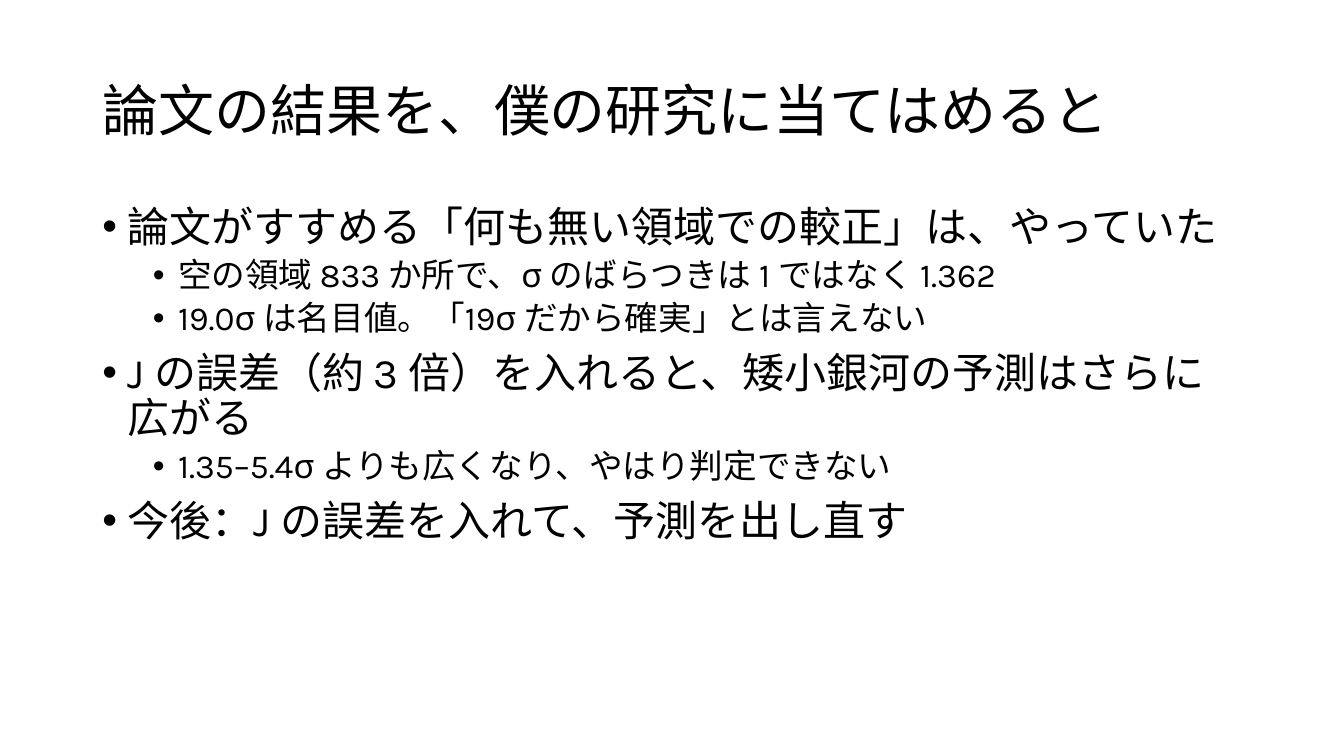
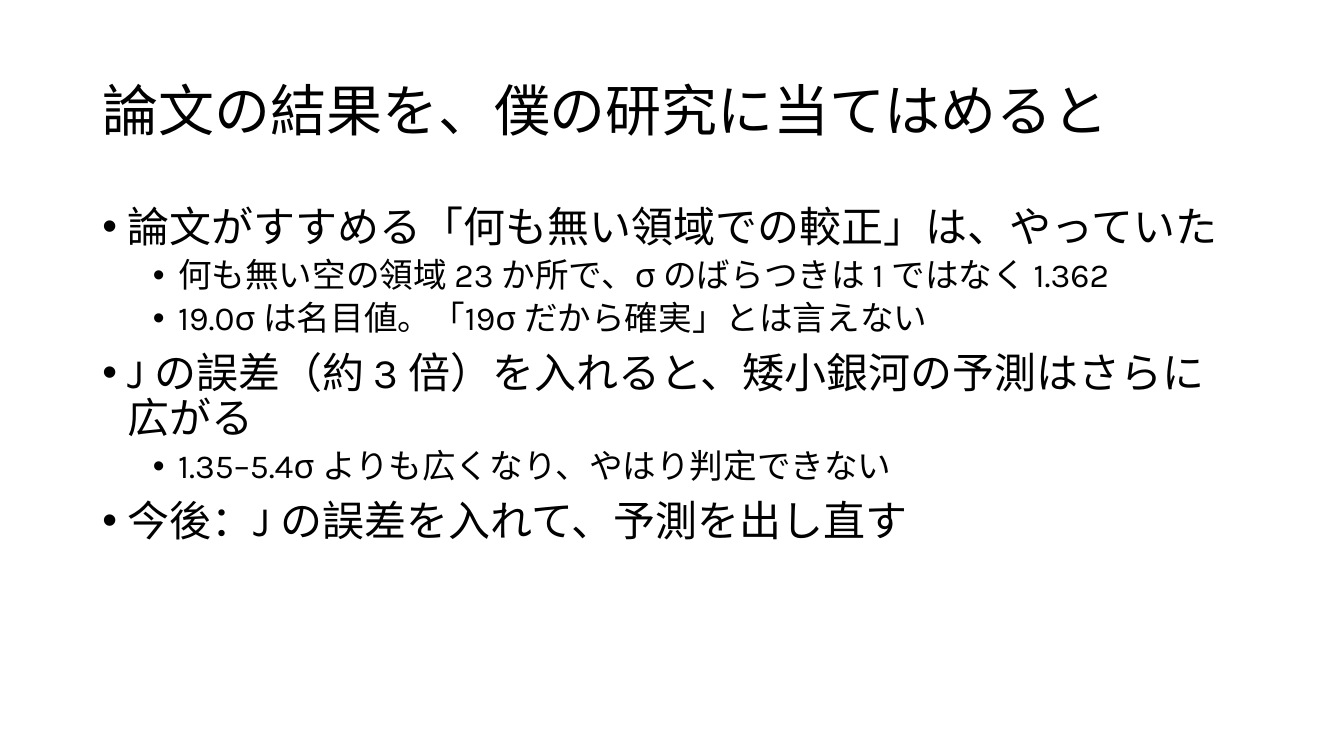
Before and after one commit to Mikann20041029/darkmatter-slides, a slide deck: slide 14 of slides/Toni Bertólez-Martínez, et al. (2026).pptx. Drawn at 1344x756 pixels with LibreOffice and Linux fonts; fonts in the diff are those of the drawing. Boxes give left, top, right and bottom in pixels: in the first picture for what was removed or moved away, otherwise in the second. Text is boxed around its words. In the diff, an @@ line names an element or a change of style, - is before the commit and + after.

```diff
--- a/slides/Toni Bertólez-Martínez, et al. (2026).pptx
+++ b/slides/Toni Bertólez-Martínez, et al. (2026).pptx
@@ text at bbox=[178, 258, 1110, 290]: text changed @@
-  • 空の領域 833 か所で、σ のばらつきは 1 ではなく 1.362
+  • 何も無い空の領域 23 か所で、σ のばらつきは 1 ではなく 1.362
```
Also in this commit, not shown: 2 other files.
